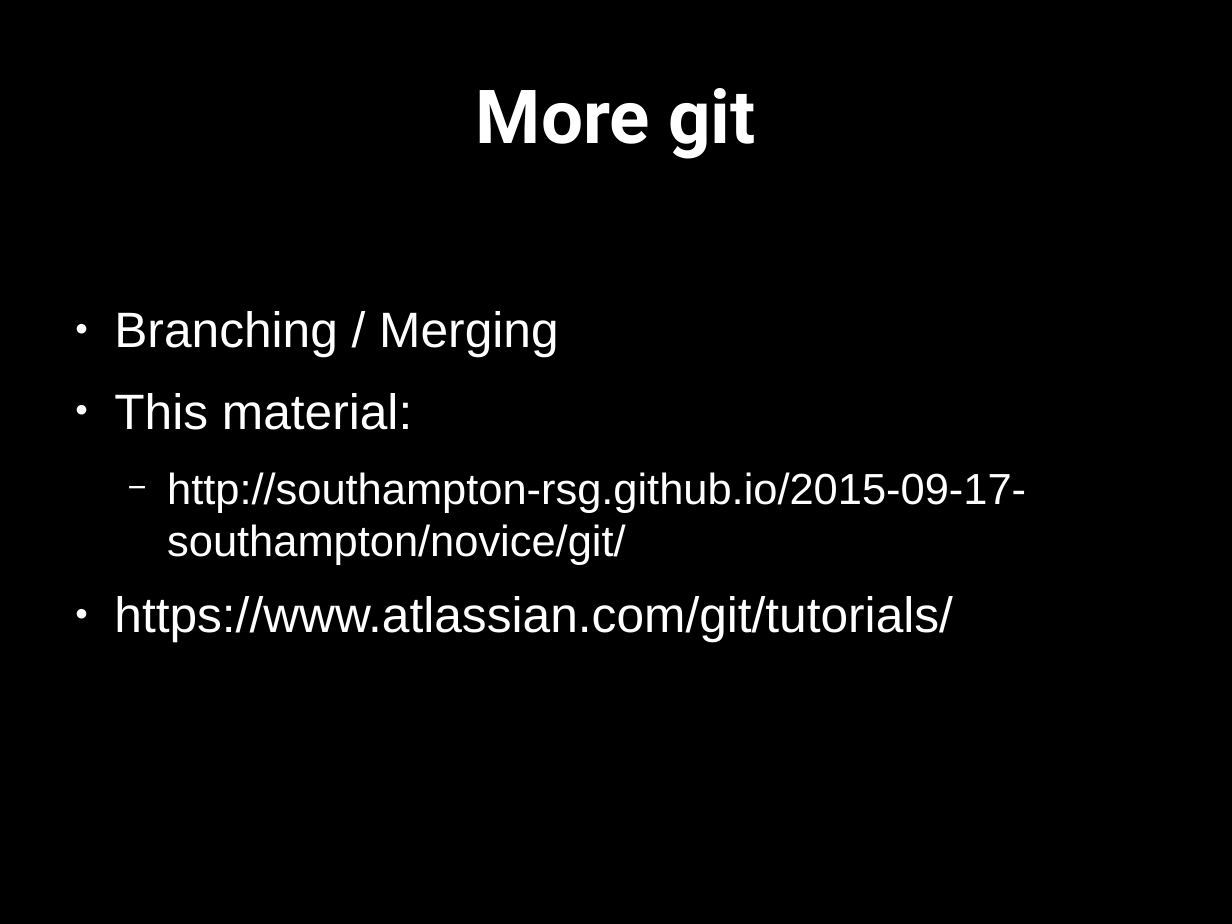
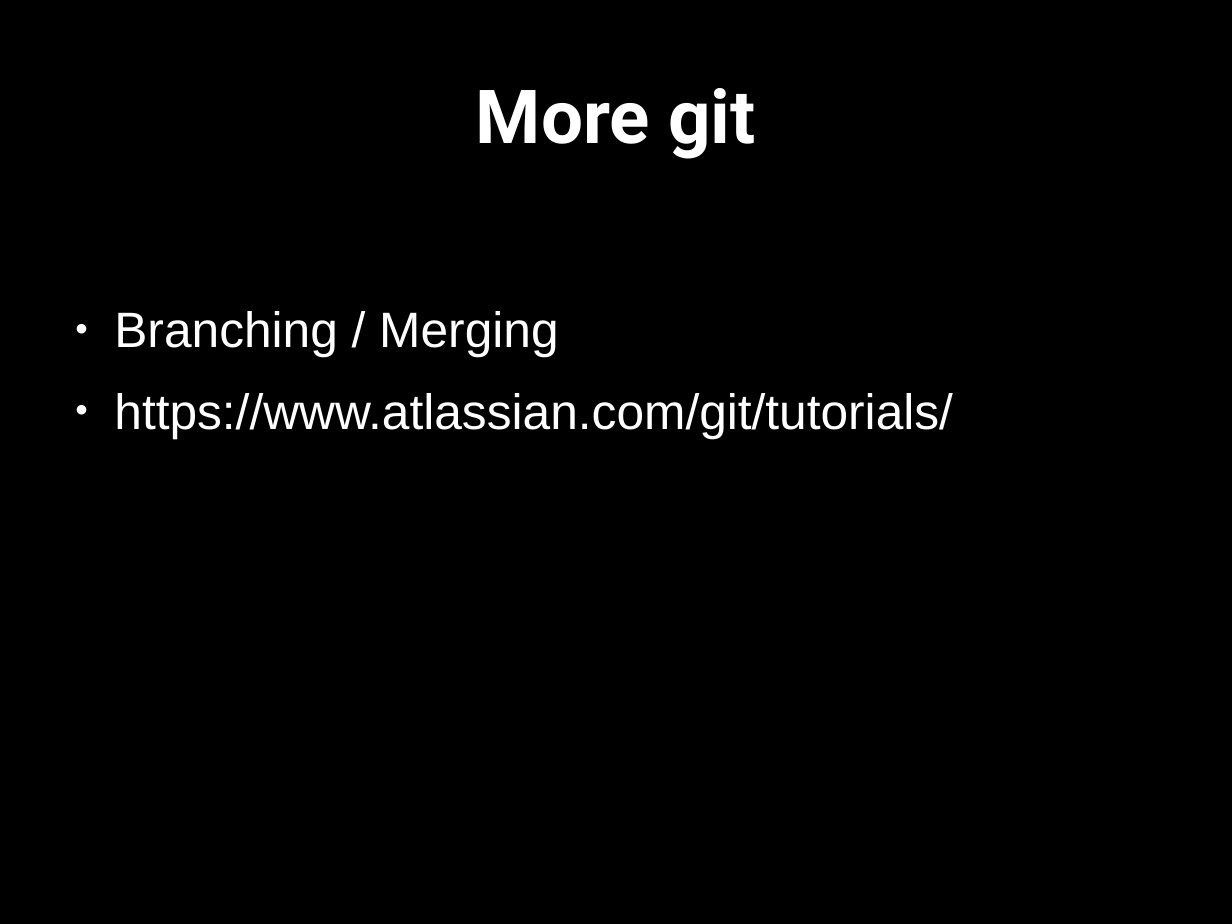
Before and after one commit to Southampton-RSG/2015-12-15-Southampton, a slide deck: slide 27 of novice/git/version-control-with-git-slides.odp. Drawn at 1232x924 pixels with LibreOffice and Linux fonts; fonts in the diff are those of the drawing. Boxes give left, top, right and bottom in pixels: in the first picture for what was removed or moved away, otherwise in the second. Text is boxed around its words. In the diff, an @@ line names an element or a change of style, - is before the commit and + after.

```diff
--- a/novice/git/version-control-with-git-slides.odp
+++ b/novice/git/version-control-with-git-slides.odp
@@ text at (x1=114, y1=393, x2=1026, y2=565): paragraphs removed @@
-● This material:
-  − http://southampton-rsg.github.io/2015-09-17-southampton/novice/git/
```
Also in this commit, not shown: 1 other slide changed, 2 slides added, 2 slides removed, 33 other files.
